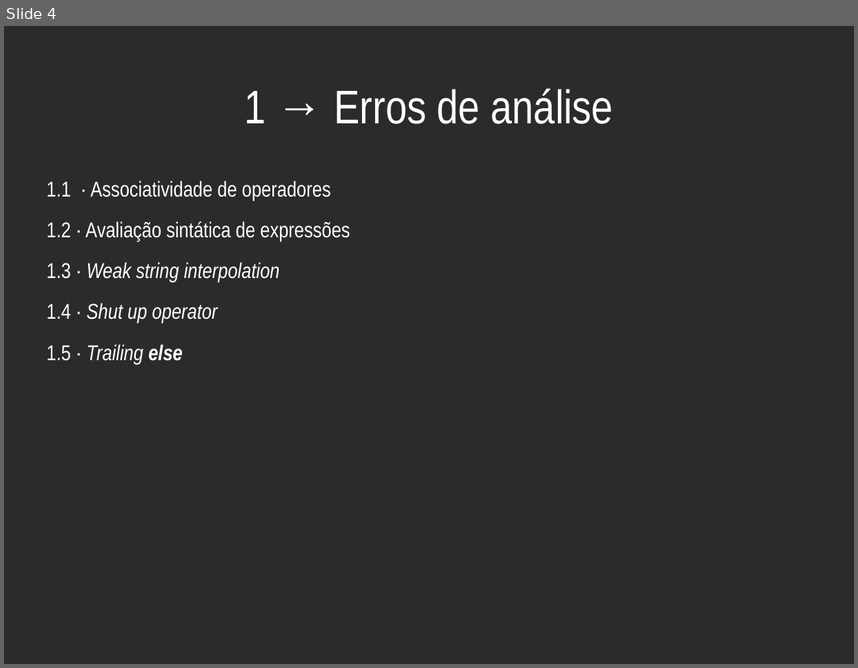
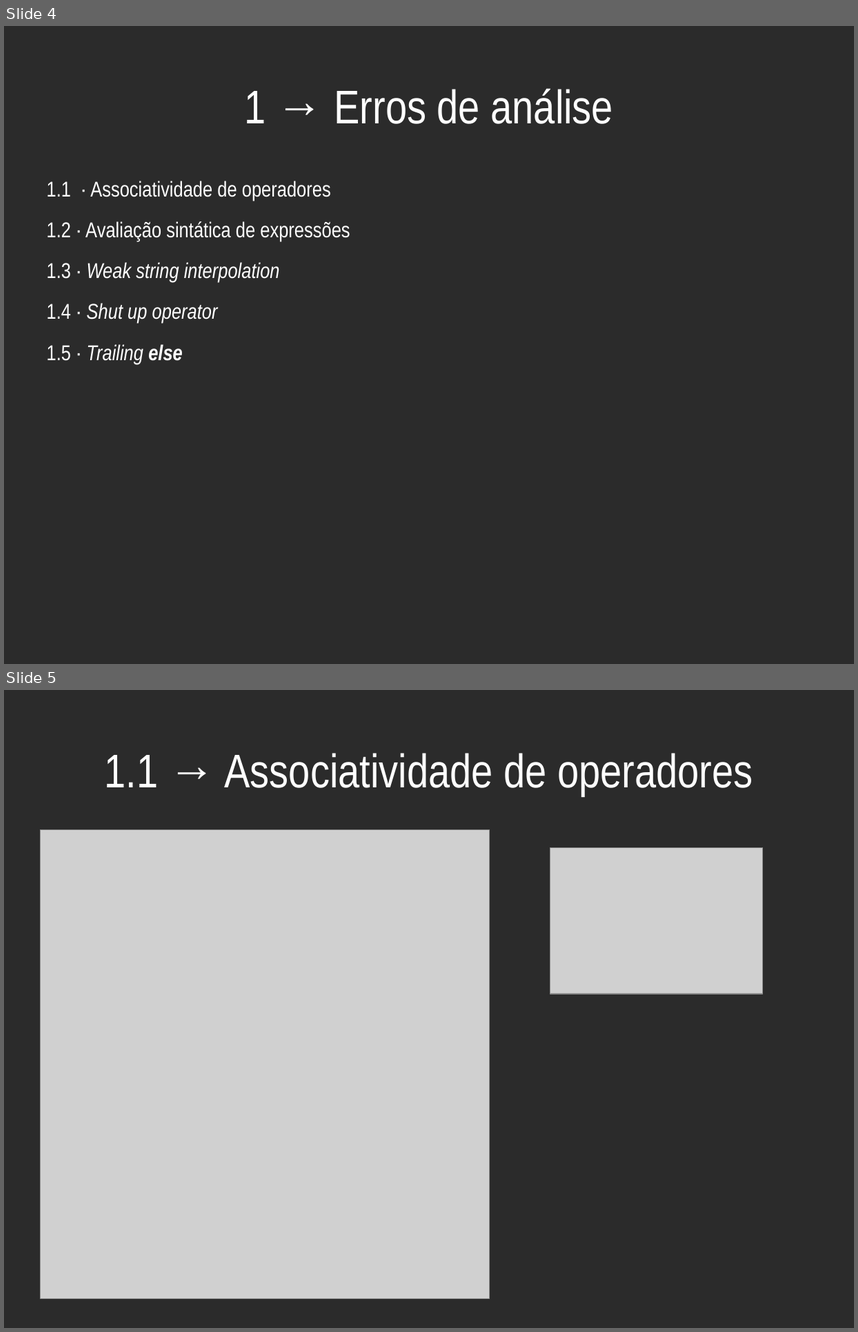
Before and after one commit to haskellcamargo/talks, a slide deck: Bizarrices Just in Time - Como não projetar uma linguagem de programação/Bizarrices Just in Time - Como não projetar uma linguagem de programação.odp. Shown one above the other, each under a label of ours: slide 4 before the commit, slides 4 and 5 after it. The pictures are 858x668 and 858x1332 pixels, drawn with LibreOffice and Linux fonts; fonts in the diff are those of the drawing; grey boxes stand for pictures; background and template pictures are left out; a plain dark background stands for a picture behind light text. Boxes give left, top, right and bottom in pixels: in the first picture for what was removed or moved away, otherwise in the second. Text is boxed around its words. In the diff, an @@ line names an element or a change of style, - is before the commit and + after.

```diff
--- a/Bizarrices Just in Time - Como não projetar uma linguagem de programação/Bizarrices Just in Time - Como não projetar uma linguagem de programação.odp
+++ b/Bizarrices Just in Time - Como não projetar uma linguagem de programação/Bizarrices Just in Time - Como não projetar uma linguagem de programação.odp
@@ slide 5 added at box(4, 690, 854, 1328), background picture (left out) @@
@@ title added at box(104, 753, 753, 796), 44 pt, text #FFFFFF @@
+1.1 → Associatividade de operadores
@@ picture added at box(41, 829, 490, 1298) @@
@@ picture added at box(550, 847, 763, 994) @@
```
Also in this commit, not shown: 5 slides changed, 20 other slides added, 3 other files.
